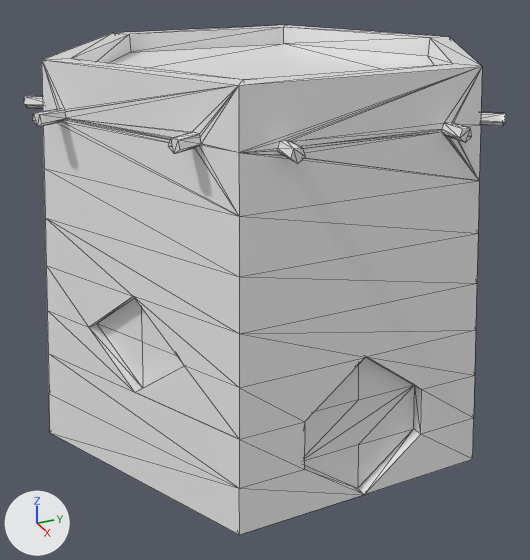
A saved change to the glTF model public/models/Midhouse.glb.
Both versions are drawn from a 50 mm camera at (5.332, -2.444, 3.705) aimed at (0.084, -0.083, 1.081). Every picture has the same lights, and +X, +Y and +Z are marked at lower left. Mesh edges are drawn as thin lines. Vertices at the same position are counted once.

In view in the first picture: 'MidHouse'.
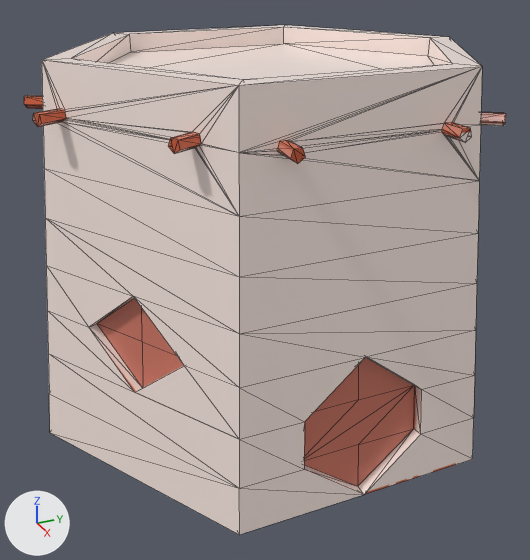
The edits, one by one:
Picture 'MidHouse_texture' (img_midhouse_texture) is new.
In material 'Cylinder_material.001' (mat_cylinder_material_001), base_color is no longer (0.842, 0.842, 0.842), white #ececec.
In material 'Cylinder_material.001' (mat_cylinder_material_001), texture is now set to img_midhouse_texture.
me_mesh_7 has 380 vertices, 756 faces and spans x -1.86..1.7, y -2.0..2.0, z -0.02..2.99.
me_mesh_7 is used by ob_midhouse; location (0.0, 0.0, 0.0).
Part 1, on me_mesh_7:
Vertex 95 of me_mesh_7 moves from (1.61, 0.0, -0.02) at pixel (357, 488) to (1.61, 0.0, -0.01) at pixel (357, 486).

What differs and where, as boxes [x1, y1, x2, y2] in the pictures (530 x 560 px; the box of a moved part takes in the faces that stretch with it):
'MidHouse', surface changed, reshaped
    both: [24, 25, 506, 535]
part 1 of me_mesh_7, moved or reshaped
    both: [304, 429, 413, 494]
